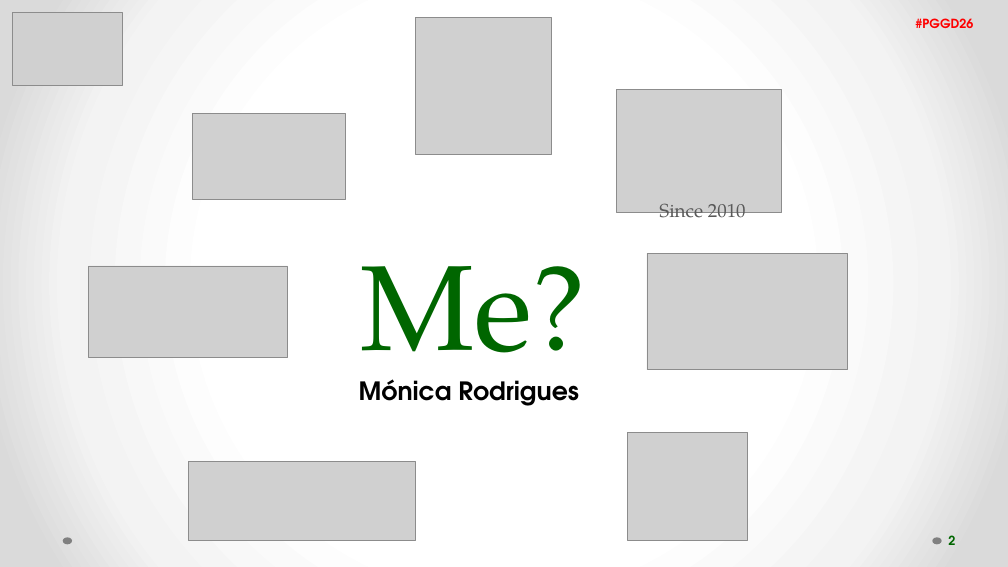
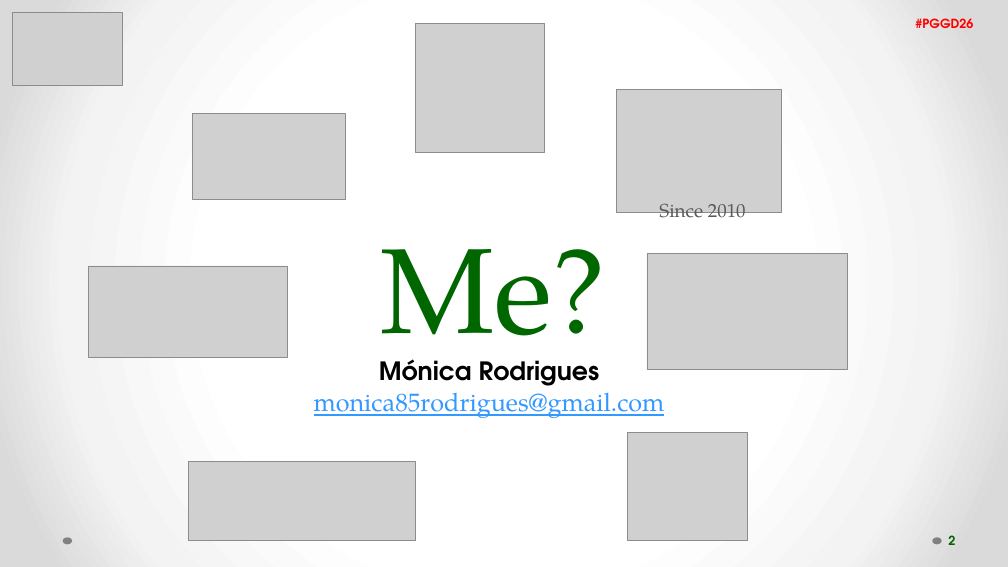
Before and after one commit to filipavm/PGGD26, a slide deck: slide 2 of The power of SPA.pptx. Drawn at 1008x567 pixels with LibreOffice and Linux fonts; fonts in the diff are those of the drawing; grey boxes stand for pictures. Boxes give left, top, right and bottom in pixels: in the first picture for what was removed or moved away, otherwise in the second. Text is boxed around its words. In the diff, an @@ line names an element or a change of style, - is before the commit and + after.

```diff
--- a/The power of SPA.pptx
+++ b/The power of SPA.pptx
@@ picture: place and size @@
-picture at <box>415,17,552,154</box>
+picture at <box>415,23,544,153</box>
@@ text "Me?": place and size @@
-text "Me?" at <box>360,266,586,395</box>
+text "Me?" at <box>380,249,606,378</box>
@@ text "Mónica Rodrigues": place and size @@
-text "Mónica Rodrigues" at <box>359,379,578,406</box>
+text "Mónica Rodrigues" at <box>314,359,665,418</box>
@@ text at <box>379,359,599,386</box>: alignment left to centre @@
@@ text at <box>314,385,665,418</box>: paragraph added @@
+monica85rodrigues@gmail.com
```
Also in this commit, not shown: 10 other slides changed, 3 slides added, 1 slide removed.
